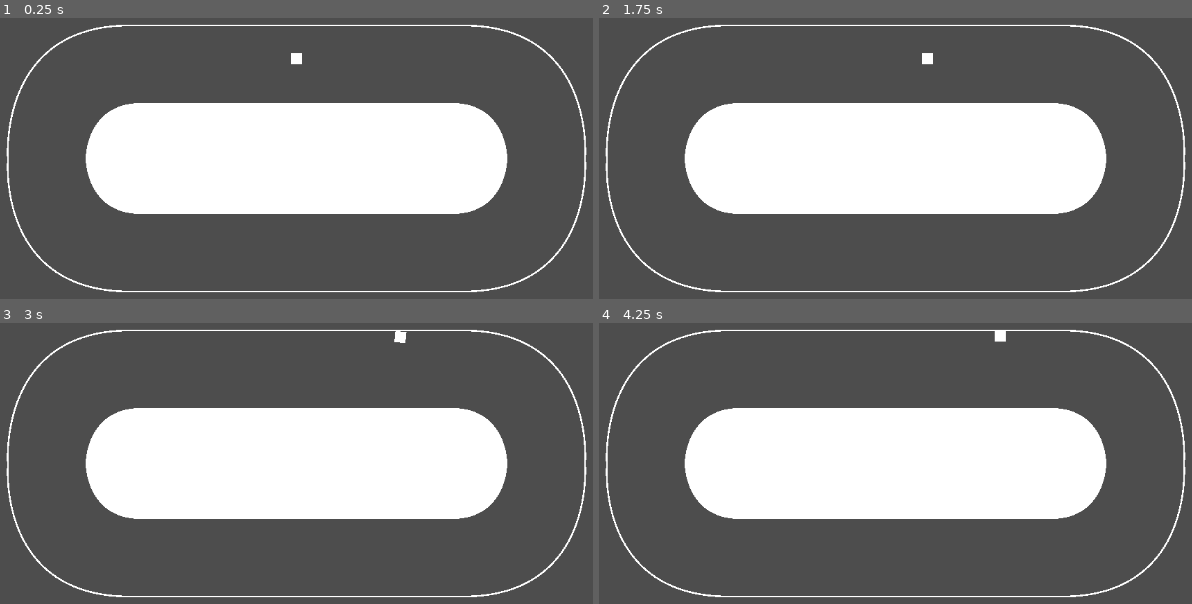
Above: before the commit, frames 1-4 (two rows, left to right).
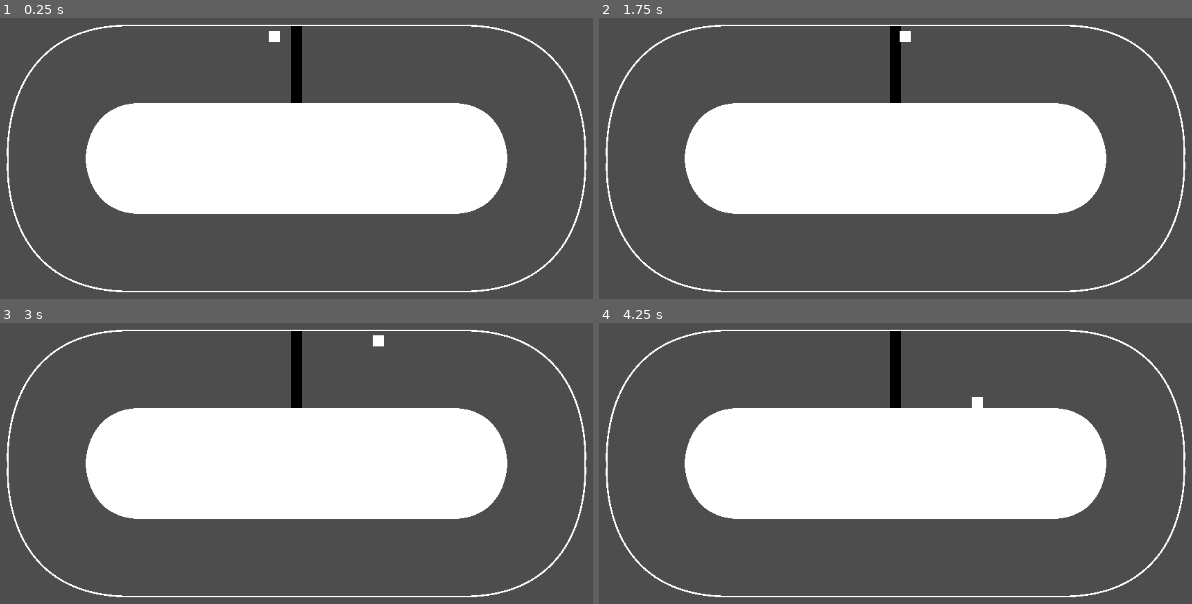
Above: after the commit, the same moments.

Repository: ChrisCee2/20gc4indy500
Game: Godot game, scene res://stages/stage_1.tscn
Same seed, same stepped clock (60 frames per second), same inputs: the game is played once before the commit and once after it.
Inputs:
- Up to frame 1 (0.25 s): no input
- Up to frame 2 (1.75 s): tap Enter at 0.5 s; hold D (right) 0.53-1.28 s; tap Space at 1.25 s; hold S (down) from 1.28 s (still down)
- Up to frame 3 (3 s): release S (down) at 2.03 s; hold D (right) 2.03-2.78 s; hold W (up) from 2.78 s (still down)
- Up to frame 4 (4.25 s): tap Enter at 3.5 s; release W (up) at 3.53 s; hold A (left) from 3.53 s (still down)

The runs differ from the first frame. In frame 1, 0.6% of the frame differs, in the area x 45-51%, y 2-31%; in frame 2, 0.6%; in frame 3, 0.7%, in the area x 49-69%, y 2-31%; in frame 4, 0.7%.
Error after the commit: Parse Error: Identifier "player" not declared in the current scope. (res://finish_line.gd:11)

Commit message:
GC3-4: WIP finishline

Diff:
--- /dev/null
+++ b/finish_line.gd
@@ -0,0 +1,16 @@
+class_name FinishLine extends Area2D
+
+
+func _ready() -> void:
+	body_entered.connect(_on_body_entered)
+	body_exited.connect(_on_body_exited)
+
+
+func _on_body_entered(body: Node2D) -> void:
+	if body is Player:
+		player.on_enter_finish_line()
+
+
+func _on_body_exited(body: Node2D) -> void:
+	if body is Player:
+		player.on_exit_finish_line()
--- /dev/null
+++ b/finish_line.tscn
@@ -0,0 +1,7 @@
+[gd_scene load_steps=2 format=3 uid="uid://d1f7dwnnhrutk"]
+
+[ext_resource type="Script" uid="uid://cntv8yvv31nkc" path="res://finish_line.gd" id="1_6tsjx"]
+
+[node name="FinishLine" type="Area2D"]
+z_index = -100
+script = ExtResource("1_6tsjx")
--- a/tracks/track_1.tscn
+++ b/tracks/track_1.tscn
@@ -1,7 +1,8 @@
-[gd_scene load_steps=5 format=3 uid="uid://dg08mn46hx5f0"]
+[gd_scene load_steps=8 format=3 uid="uid://dg08mn46hx5f0"]
 
 [ext_resource type="Script" uid="uid://18co37d0fg7c" path="res://tracks/track.gd" id="1_iwm28"]
 [ext_resource type="PackedScene" uid="uid://dvx6q6jrrb2hb" path="res://border.tscn" id="2_jhe20"]
+[ext_resource type="PackedScene" uid="uid://d1f7dwnnhrutk" path="res://finish_line.tscn" id="3_btncu"]
 
 [sub_resource type="Curve2D" id="Curve2D_jhe20"]
 _data = {
@@ -14,6 +15,11 @@
 "points": PackedVector2Array(0, 0, 0, 0, -960, -768, 0, 0, 768, 0, 960, -768, 0, 0, 0, 0, 1664, 0, 768, 0, 0, 0, 960, 768, 0, 0, -768, 0, -960, 768, 0, 0, 0, 0, -1664, 8, -768, 0, 0, 0, -960, -768)
 }
 point_count = 7
+
+[sub_resource type="RectangleShape2D" id="RectangleShape2D_jhe20"]
+size = Vector2(64, 448)
+
+[sub_resource type="CanvasTexture" id="CanvasTexture_jhe20"]
 
 [node name="Track1" type="Node" node_paths=PackedStringArray("spawn")]
 script = ExtResource("1_iwm28")
@@ -45,5 +51,16 @@
 [node name="Line2D" type="Line2D" parent="OuterBorder"]
 
 [node name="Spawn" type="Node2D" parent="."]
-position = Vector2(0, -640)
+position = Vector2(-128, -768)
 rotation = -1.5708
+
+[node name="FinishLine" parent="." instance=ExtResource("3_btncu")]
+
+[node name="CollisionShape2D" type="CollisionShape2D" parent="FinishLine"]
+position = Vector2(0, -544)
+shape = SubResource("RectangleShape2D_jhe20")
+
+[node name="Sprite2D" type="Sprite2D" parent="FinishLine/CollisionShape2D"]
+modulate = Color(0, 0, 0, 1)
+scale = Vector2(64, 448)
+texture = SubResource("CanvasTexture_jhe20")
Not shown, added: finish_line.gd.uid
